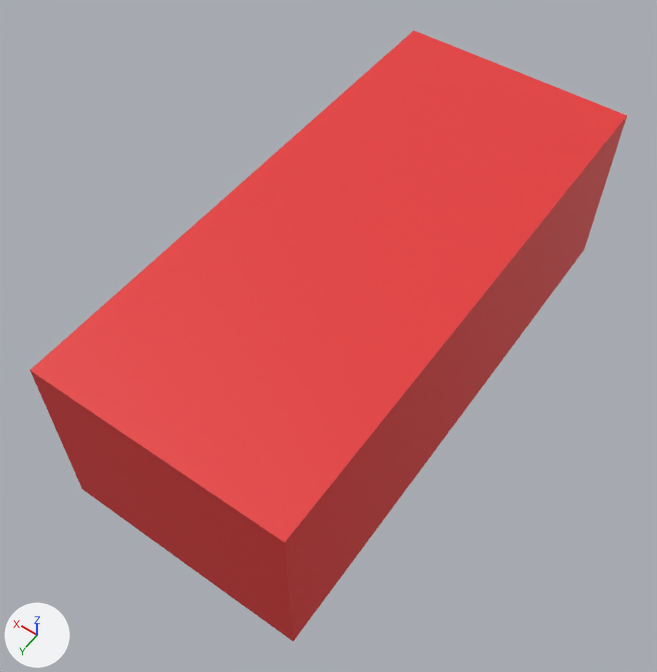
A saved change to the glTF model assets/objects/player_tank.glb.
Both versions are drawn from a 50 mm camera at (-6.41, 10.1, 16.03) aimed at (-0.09, 1.26, 2.14). The axes (+X, +Y, +Z) are drawn at lower left. The lights are the same throughout. Where no turn or scale is listed for an object, it has been applied to the vertices.

The older version as bpy lines, for what is in view:
```python
me_cube_001 = bpy.data.meshes.new('Cube.001')
me_cube_001.from_pydata(...)  # a box spanning x -2.6..2.6, y -5.84..5.84, z 0.0..4.0
me_cube_001.materials.append(mat_material_001)  # red #e73939
ob_body = bpy.data.objects.new('Body', me_cube_001)
ob_body.location = (0.0, 0.0, 0.0)
```
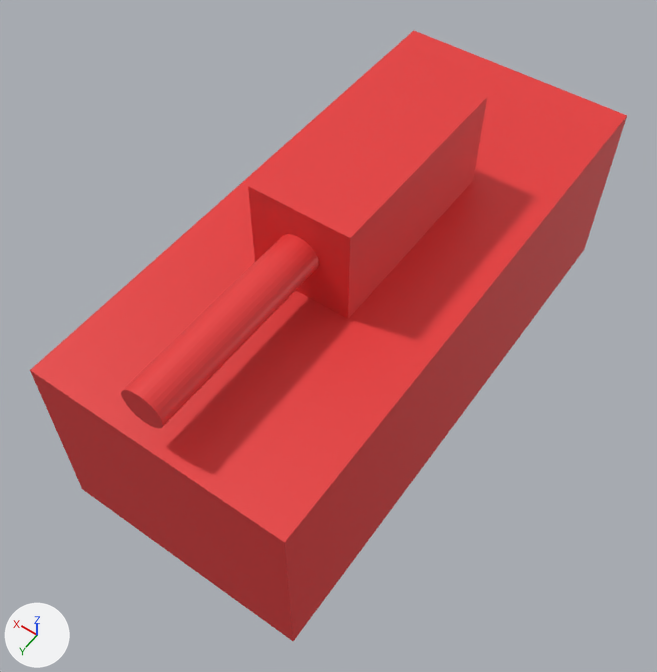
Diff of the bpy script that builds the scene:
```diff
--- a/assets/objects/player_tank.glb.py
+++ b/assets/objects/player_tank.glb.py
@@ me_cylinder @@
+me_cylinder.from_pydata(...)  # 64 vertices, 124 faces; spans x -0.4..0.4, y -0.69..5.75, z 4.66..5.38
+me_cylinder.materials.append(mat_material_001)  # red #e73939
@@ me_cube_002 @@
+me_cube_002.from_pydata(...)  # a box spanning x -1.0..1.0, y -2.29..1.95, z 3.96..5.96
+me_cube_002.materials.append(mat_material_001)  # red #e73939
@@ ob_cylinder @@
+ob_cylinder = bpy.data.objects.new('Cylinder', me_cylinder)
+ob_cylinder.location = (0.0, 0.0, 0.0)
@@ ob_turret @@
+ob_turret = bpy.data.objects.new('Turret', me_cube_002)
+ob_turret.location = (0.0, 0.0, 0.0)
```

Where the change shows, as pixel boxes (x1, y1, x2, y2) in the pictures (657 x 672 px):
'Turret', added (red): after (248, 57, 487, 319)
'Cylinder', added (red): after (121, 234, 319, 429)
